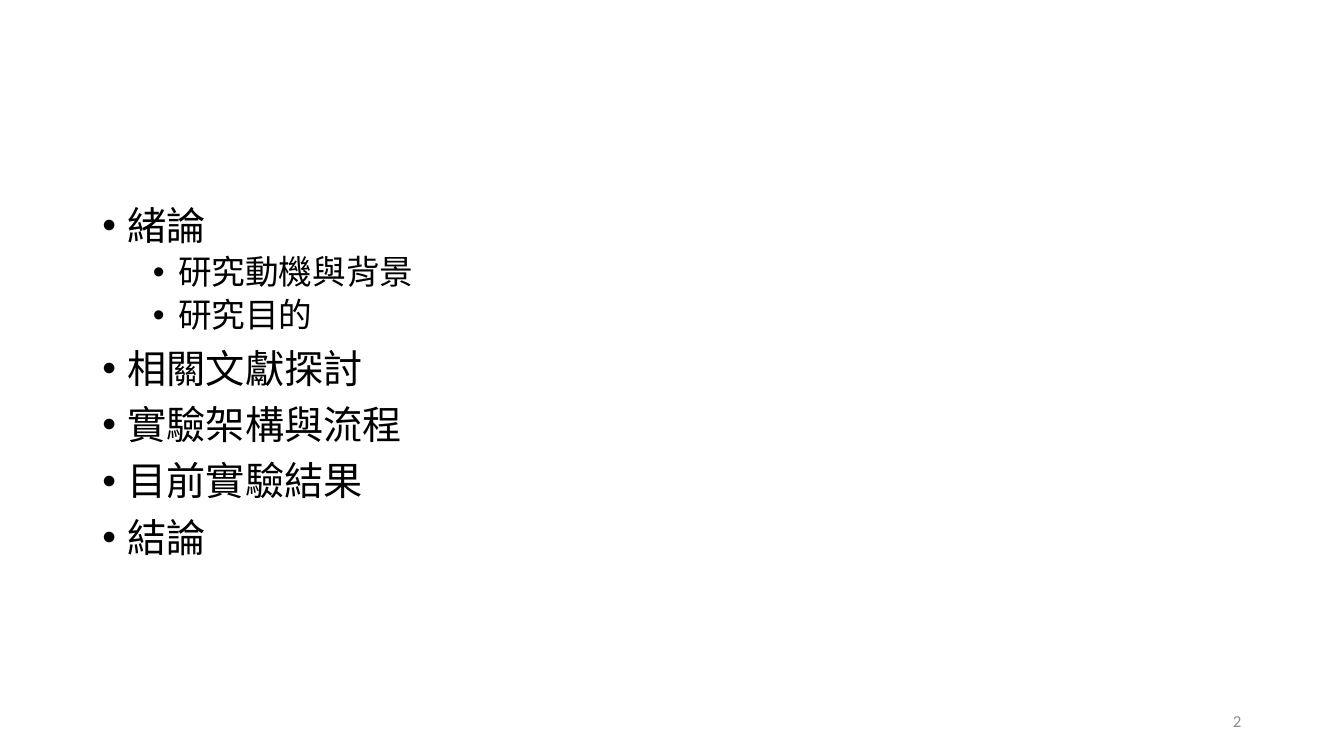
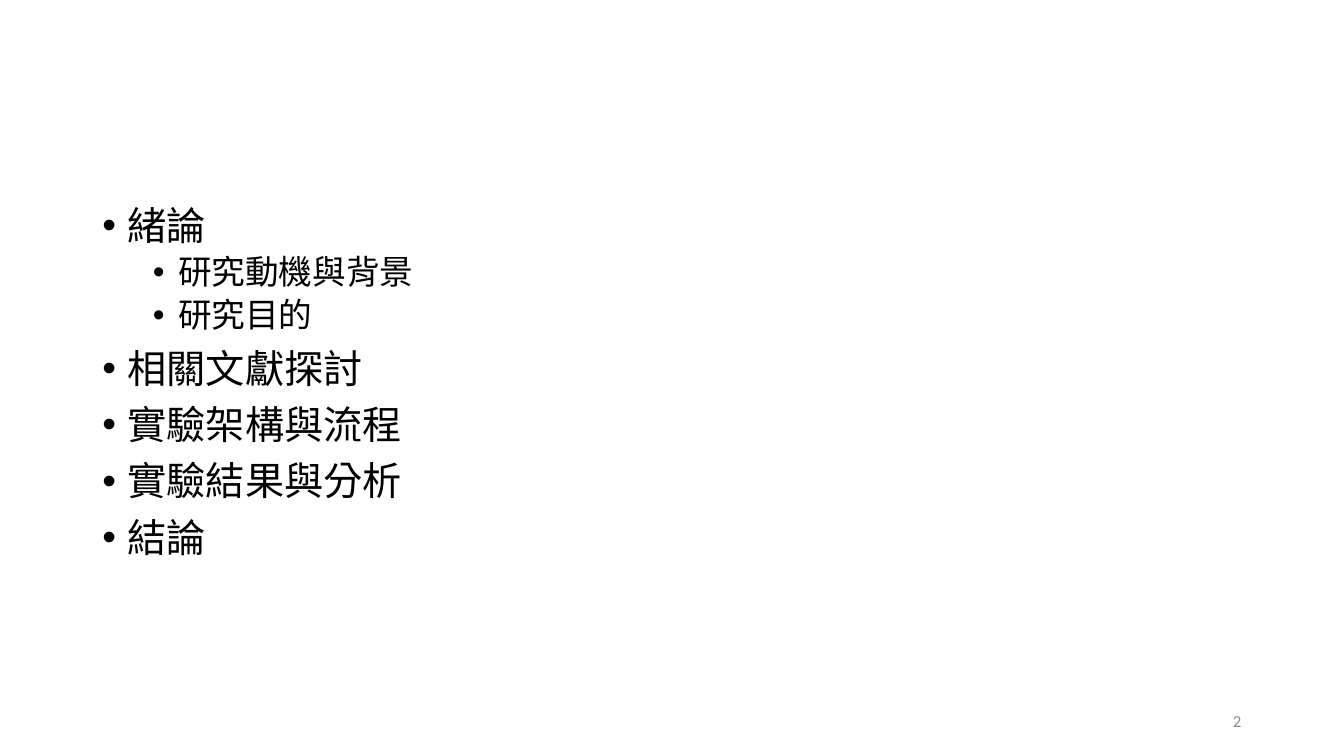
Before and after one commit to Skya-neko/StockPrediction, a slide deck: slide 2 of document/基於財經字典與分析指標的神經網路預測股價趨勢.pptx. Drawn at 1344x756 pixels with LibreOffice and Linux fonts; fonts in the diff are those of the drawing; background and template pictures are left out. Boxes give left, top, right and bottom in pixels: in the first picture for what was removed or moved away, otherwise in the second. Text is boxed around its words. In the diff, an @@ line names an element or a change of style, - is before the commit and + after.

```diff
--- a/document/基於財經字典與分析指標的神經網路預測股價趨勢.pptx
+++ b/document/基於財經字典與分析指標的神經網路預測股價趨勢.pptx
@@ text at (128, 461, 402, 498): text changed @@
-• 目前實驗結果
+• 實驗結果與分析
```
Also in this commit, not shown: 18 other slides changed, 8 slides added, 8 slides removed, 1 other file.
